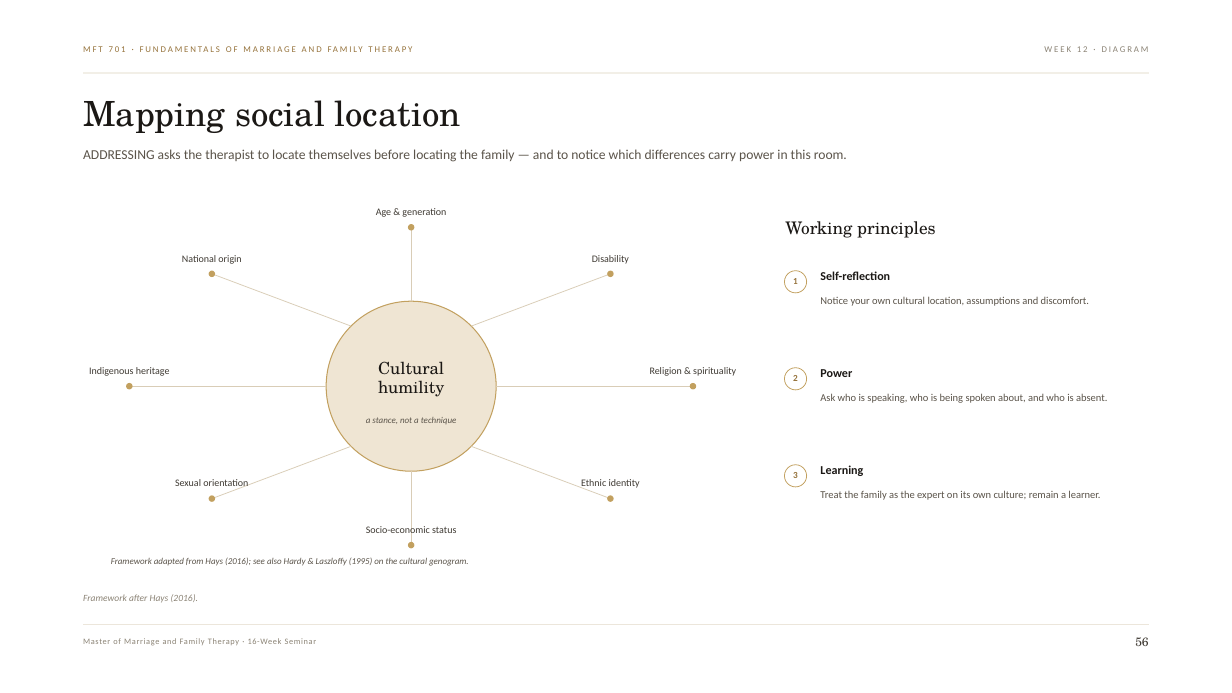
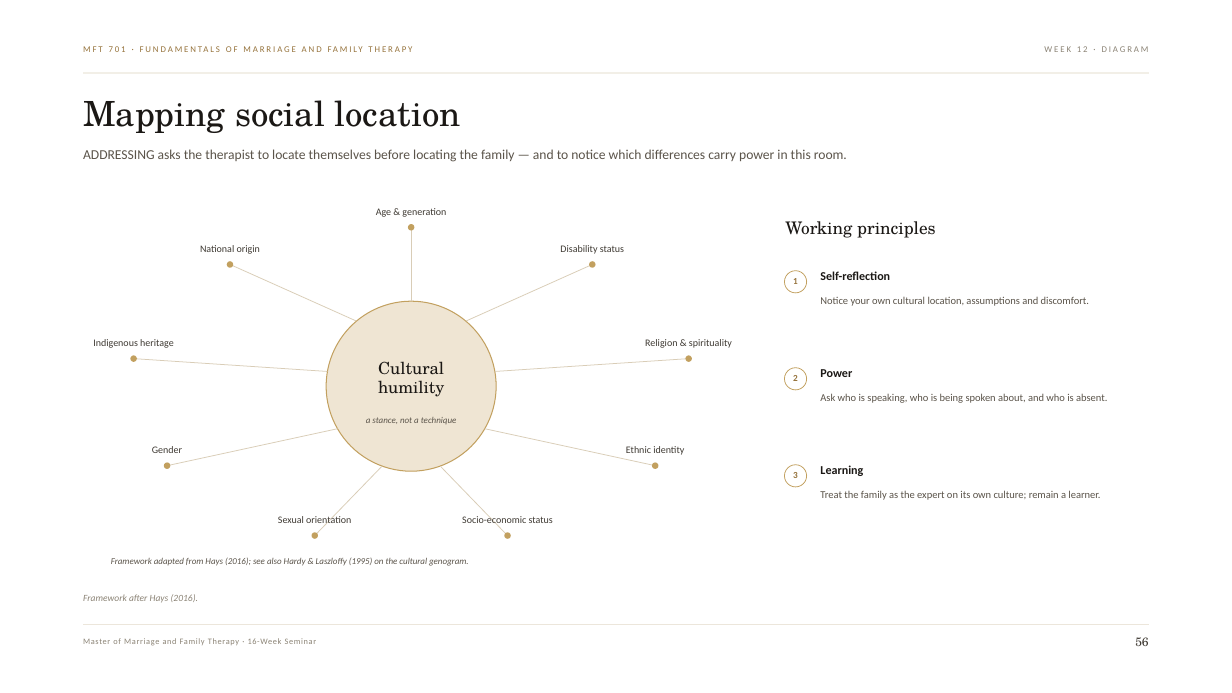
Before and after one commit to profsma0-creator/tbugeusa, a slide deck: slide 56 of decks/MFT-701_Fundamentals-of-Marriage-and-Family-Therapy_16-Week-Deck.pptx. Drawn at 1232x693 pixels with LibreOffice and Linux fonts; fonts in the diff are those of the drawing; background and template pictures are left out. Boxes give left, top, right and bottom in pixels: in the first picture for what was removed or moved away, otherwise in the second. Text is boxed around its words. In the diff, an @@ line names an element or a change of style, - is before the commit and + after.

Commit message:
MFT 701: polish diagrams and rebuild deck
- Move the feedback-informed label clear of the loop nodes
- Clip genogram enmeshment lines to the figure edges; reposition
  parent and grandparent labels off the descent lines
- Correct genogram legend conventions (index patient vs marriage;
  cut-off symbol)
- Rename the alliance-map side heading to avoid duplicating the
  slide title; clarify solid vs dashed alliance lines
- Add Gender to the ADDRESSING wheel
- Rebuild native PPTX (77 slides) and matching PDF

```diff
--- a/decks/MFT-701_Fundamentals-of-Marriage-and-Family-Therapy_16-Week-Deck.pptx
+++ b/decks/MFT-701_Fundamentals-of-Marriage-and-Family-Therapy_16-Week-Deck.pptx
@@ text "National origin": place and size @@
-text "National origin" at (182, 255, 241, 264)
+text "National origin" at (200, 245, 260, 254)
@@ ellipse: place and size @@
-ellipse at (209, 271, 215, 277)
+ellipse at (226, 262, 233, 268)
@@ line moved from (351, 326) - (212, 274) to (357, 322) - (230, 264) @@
@@ line moved from (471, 326) - (611, 274) to (466, 322) - (592, 264) @@
@@ text at (560, 245, 624, 254): text changed @@
-Disability
+Disability status
@@ ellipse: place and size @@
-ellipse at (607, 271, 614, 277)
+ellipse at (590, 262, 596, 268)
@@ text "Indigenous heritage": place and size @@
-text "Indigenous heritage" at (89, 367, 170, 376)
+text "Indigenous heritage" at (93, 339, 174, 348)
@@ ellipse: place and size @@
-ellipse at (126, 383, 132, 389)
+ellipse at (130, 356, 137, 362)
@@ line moved from (326, 386) - (129, 386) to (327, 372) - (134, 359) @@
@@ line moved from (496, 386) - (693, 386) to (495, 372) - (689, 359) @@
@@ text "Religion & spirituality": place and size @@
-text "Religion & spirituality" at (650, 367, 736, 376)
+text "Religion & spirituality" at (645, 339, 732, 348)
@@ ellipse: place and size @@
-ellipse at (689, 383, 696, 389)
+ellipse at (686, 356, 692, 362)
@@ text added at (152, 446, 182, 453), 7.8 pt, text #3F3A33 @@
+Gender
@@ line moved from (351, 446) - (212, 499) to (337, 429) - (167, 466) @@
@@ line moved from (471, 446) - (611, 499) to (485, 429) - (655, 466) @@
@@ text "Ethnic identity": place and size @@
-text "Ethnic identity" at (581, 479, 640, 489)
+text "Ethnic identity" at (626, 446, 684, 455)
@@ ellipse: place and size @@
-ellipse at (209, 495, 215, 502)
+ellipse at (164, 462, 170, 469)
@@ line added from (383, 466) to (315, 536), #D9CDB7 0.6 pt @@
@@ line moved from (411, 471) - (411, 545) to (440, 466) - (507, 536) @@
@@ ellipse: place and size @@
-ellipse at (607, 495, 614, 502)
+ellipse at (653, 462, 659, 469)
@@ text "Sexual orientation": place and size @@
-text "Sexual orientation" at (175, 479, 248, 489)
+text "Sexual orientation" at (278, 515, 351, 526)
@@ ellipse added at (311, 532, 318, 539), fill #C2A05F @@
@@ text "Socio-economic status": place and size @@
-text "Socio-economic status" at (366, 525, 456, 536)
+text "Socio-economic status" at (462, 515, 553, 526)
@@ ellipse: place and size @@
-ellipse at (409, 543, 415, 549)
+ellipse at (505, 532, 511, 539)
```
Also in this commit, not shown: 5 other slides changed, 2 other files.
